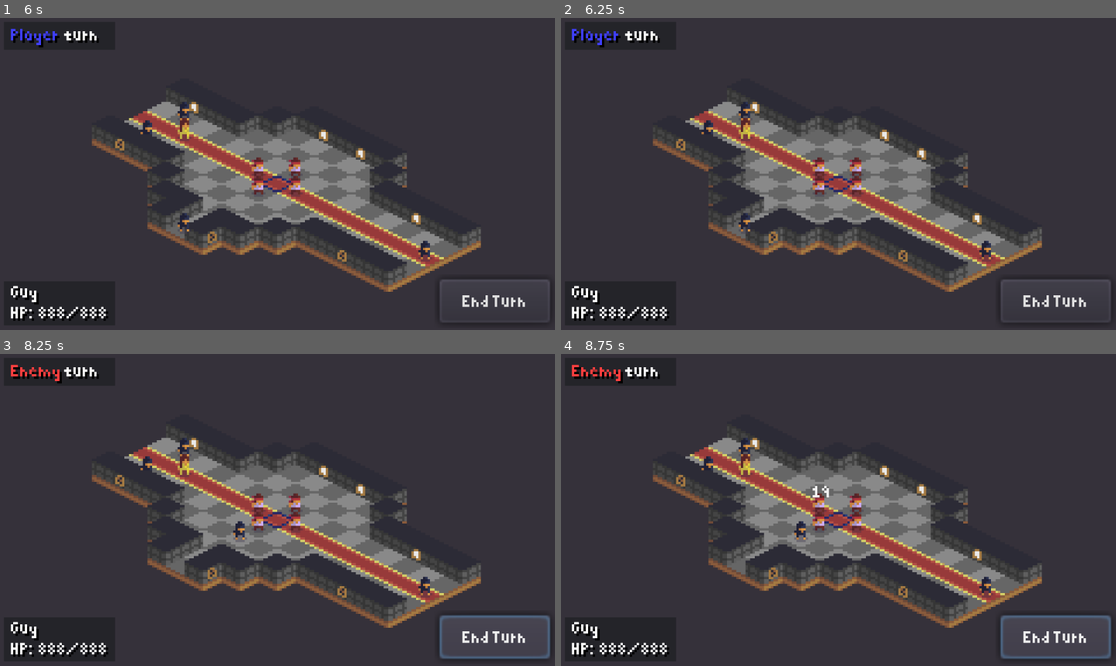
Above: before the commit, frames 1-4 (two rows, left to right).
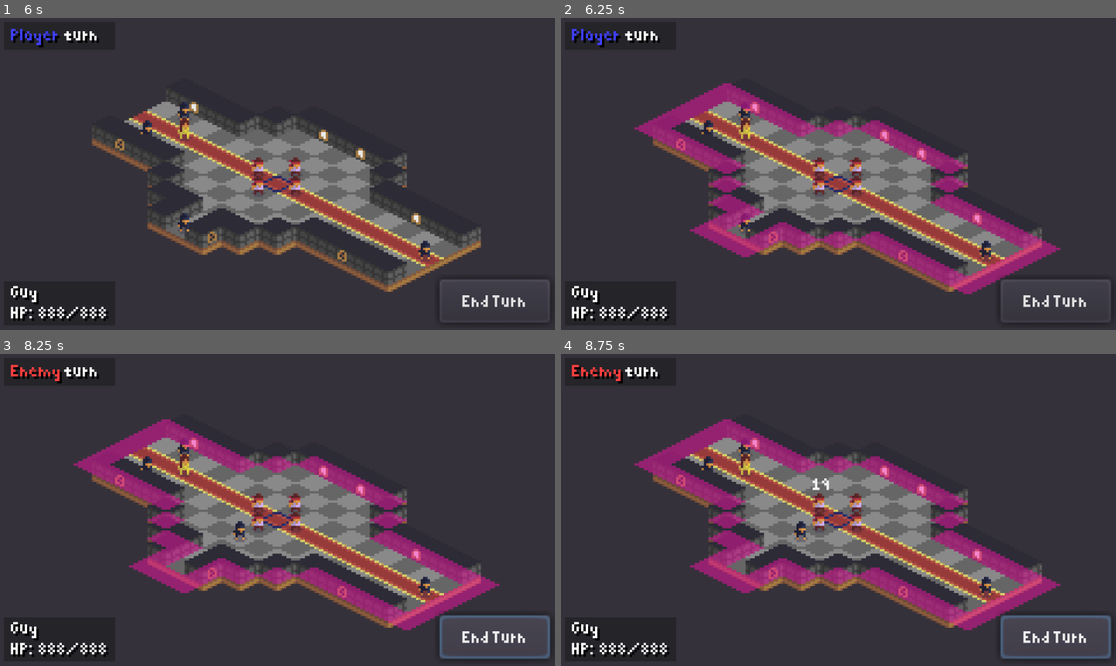
Above: after the commit, the same moments.

Repository: steambap/bit-tactics
Game: Godot game, scene res://scenes/01_castle.tscn
The game is run twice, just before and just after one commit, with the same random seed, the same clock (stepped at 60 frames per second) and the same inputs.
Inputs:
- Up to frame 1 (6 s): tap Enter (ui_accept) at 0.5, 1.35, 1.52, 1.82, 2.85, 3.02, 3.32, 4.35, 4.52, 4.82, 5.85 s; hold W 0.53-1.28 s; hold Enter (ui_accept) 0.53-1.28 s; hold Enter (ui_accept) 2.03-2.78 s; hold W 2.03-3.53 s; hold Enter (ui_accept) 3.53-4.28 s; tap Escape (ui_cancel) at 4.15 s; hold Enter (ui_accept) 5.03-5.78 s; hold W from 5.78 s (still down)
- Up to frame 2 (6.25 s): keep holding W; tap Enter (ui_accept) at 6.02 s
- Up to frame 3 (8.25 s): tap Enter (ui_accept) at 6.32, 8.1 s; hold Enter (ui_accept) 6.53-7.25 s; release W at 7.25 s; click "End Turn" at 7.25 s; hold W from 8.03 s (still down)
- Up to frame 4 (8.75 s): keep holding W; tap Enter (ui_accept) at 8.27, 8.57 s

Frame 1 is identical in both runs. In frame 2, 9.4% of the frame differs, in the area x 13-90%, y 20-89%; in frame 3, 9.4%; in frame 4, 9.5%.

Commit message:
refactor cut scene scripts

Diff:
--- a/actors/actor.gd
+++ b/actors/actor.gd
@@ -14,7 +14,6 @@
 
 var state = 0
 
-#var nearest = {}
 var myManagerAI = null
 var waitAI = 30
 var isAI = false
@@ -55,7 +54,6 @@
 			else:
 				animIndex = 0
 				set_frame(animAngle * 4 + floor(animIndex))
-				#translate(motion.normalized() * 0.5)
 
 			path.pop_front()
 
@@ -94,8 +92,6 @@
 			print("AI SHOULD SHOULD ABORT")
 			set_gray(true)
 			state += 1
-			#isAI = false
-			#myManagerAI.make_decision()
 	else:
 		print("AI SHOULD SHOULD END")
 		set_gray(true)
@@ -112,7 +108,7 @@
 #THIS WILL RETURN THE PANELS (VECTOR2'S) THIS ACTOR CAN MOVE TO!
 func get_targettable_panels():
 	#its position in the map
-	var source = get_map_position()#scene.get_terrain().world_to_map(get_pos())
+	var source = get_map_position()
 	#var actors = scene.get_actors()
 	var targettable = []
 
@@ -124,17 +120,6 @@
 			if pos == source:
 				continue
 
-			#if the panel is occupied by an actor
-#			var isOccupied = false
-#			for p in actorsPos:
-#				if pos == p:
-#					isOccupied = true
-#					break
-
-#			if isOccupied:
-#				continue
-
-			#if it's not close enough
 			var difference = pos - source
 			if abs(difference.x) + abs(difference.y) > attackRange:
 				continue
@@ -333,17 +318,6 @@
 
 	return false
 
-
-	#for actor in scene.get_actors():
-
-	#first we generate a path from it to the panel
-	#var path = scene.get_mstar().find_path_v(get_map_position(), pos)
-
-	#if the path exists (> 0) and its size and equals or is lower than move (<=), vòila
-	#return path.size() > 0 && path.size() <= move
-
-
-
 func block_enemy_cells(enable):
 	if enable:
 		for _actor in scene.get_actors():
@@ -376,8 +350,6 @@
 	var angle = get_correct_angle(vector.angle())
 
 	animAngle = get_angle_side(angle)
-
-	#set_frame(get_angle_side(angle))
 
 	print("looking at angle: ", angle, " --> ", get_angle_string(angle))
 
--- a/cutscenes/cutscene.gd
+++ b/cutscenes/cutscene.gd
@@ -2,7 +2,6 @@
 
 onready var scene = get_parent()
 var content = []
-var contentNow = []
 
 func _ready():
 	set_process_input(true)
@@ -12,19 +11,15 @@
 	for c in get_children():
 		content.append(c)
 
-	for c in get_children():
-		contentNow.append(c)
+	work()
 
-		if c.should_wait_end():
-			break
-
+func next():
+	content.pop_front()
 	work()
 
 func work():
 	if content.size() > 0:
 		content.front().start(self)
-	else:
-		print(get_name(), " has ended!")
 
 func _input(ev):
 	if ev.is_action_pressed("ui_cancel"):
--- a/cutscenes/move_actor.gd
+++ b/cutscenes/move_actor.gd
@@ -11,7 +11,6 @@
 	set_process(false)
 
 func start(_manager):
-	print(get_name(), " has started!")
 	manager = _manager
 
 	actorNode = get_node(actor)
@@ -28,10 +27,7 @@
 	end()
 
 func end():
-	print(get_name(), " has ended!")
-	manager.contentNow.pop_front()
-	manager.content.pop_front()
-	manager.work()
+	manager.next()
 
 func _process(_dt):
 	if !actorNode.should_move():
--- a/cutscenes/start_battle.gd
+++ b/cutscenes/start_battle.gd
@@ -4,14 +4,11 @@
 
 func start(_manager):
 	manager = _manager
-	var Battle = preload("res://nodes/battle_manager.tscn").instance()
-	manager.scene.add_child(Battle)
+	var Battle = preload("res://nodes/battle_manager.tscn")
+	manager.scene.add_child(Battle.instance())
 
 func end():
-	print(get_name(), " has ended!")
-	manager.contentNow.pop_front()
-	manager.content.pop_front()
-	manager.work()
+	manager.next()
 	queue_free()
 
 func skip():
--- a/cutscenes/start_dialogue.gd
+++ b/cutscenes/start_dialogue.gd
@@ -13,18 +13,13 @@
 	dialogueObj = d.instance()
 	dialogueObj.start(self, dialogue)
 	manager.scene.add_child(dialogueObj)
-#	else:
-#		print(get_name(), " couldn't find such dialogue entry.")
 
 func skip():
 	dialogueObj.queue_free()
 	end()
 
 func end():
-	print(get_name(), " has ended!")
-	manager.contentNow.pop_front()
-	manager.content.pop_front()
-	manager.work()
+	manager.next()
 	queue_free()
 
 func should_wait_end():
--- a/cutscenes/teleport_actor.gd
+++ b/cutscenes/teleport_actor.gd
@@ -11,14 +11,10 @@
 	end()
 
 func end():
-	print(get_name(), " has ended!")
-	manager.contentNow.pop_front()
-	manager.content.pop_front()
-	manager.work()
+	manager.next()
 	queue_free()
 
 func skip():
-	queue_free()
 	end()
 
 func should_wait_end():
--- a/cutscenes/unhide_actor.gd
+++ b/cutscenes/unhide_actor.gd
@@ -10,7 +10,6 @@
 	set_process(false)
 
 func start(_manager):
-	print(get_name(), " has started!")
 	manager = _manager
 
 	_actor = get_node(actor)
@@ -20,27 +19,22 @@
 	if waitEnd:
 		set_process(true)
 	else:
-		#queue_free()
 		end()
 
 func end():
-	print(get_name(), " has ended!")
-	manager.contentNow.pop_front()
-	manager.content.pop_front()
-	manager.work()
+	manager.next()
+	queue_free()
 
 func _process(_dt):
 	var o = _actor.modulate.a
 
 	if o >= 1.0:
-		queue_free()
 		end()
 	else:
 		_actor.modulate.a = o + 0.1
 
 func skip():
 	_actor.modulate.a = 1.0
-	queue_free()
 	end()
 
 func should_wait_end():
--- a/cutscenes/wait.gd
+++ b/cutscenes/wait.gd
@@ -7,15 +7,11 @@
 	set_process(false)
 
 func start(_manager):
-	print(get_name(), " has started!")
 	manager = _manager
 	set_process(true)
 
 func end():
-	print(get_name(), " has ended!")
-	manager.contentNow.pop_front()
-	manager.content.pop_front()
-	manager.work()
+	manager.next()
 	queue_free()
 
 func _process(_dt):
--- /dev/null
+++ b/nodes/actor_info_control.gd
@@ -0,0 +1,19 @@
+extends Control
+
+func update_info(actor):
+	$actor_info/name.set_text(actor.actorName)
+
+	#if it's an enemy, show its name red, otherwise, blue
+	if actor.get_group() > 0:
+		$actor_info/name.set("custom_colors/font_color", Color(1.0, 0.25, 0.25, 1.0))
+	else:
+		$actor_info/name.set("custom_colors/font_color", Color(0.25, 0.25, 1.0, 1.0))
+
+	$actor_info/health/value.set_text(str(actor.HP, "/", actor.maxHP))
+
+func _on_battle_has_found_an_actor(actor):
+	if actor == null:
+		$actor_info.hide()
+	else:
+		update_info(actor)
+		$actor_info.show()
--- /dev/null
+++ b/nodes/actor_info_control.tscn
@@ -0,0 +1,65 @@
+[gd_scene load_steps=6 format=2]
+
+[ext_resource path="res://fonts/pixelated.ttf" type="DynamicFontData" id=1]
+[ext_resource path="res://nodes/actor_info_control.gd" type="Script" id=2]
+
+[sub_resource type="DynamicFont" id=1]
+size = 8
+font_data = ExtResource( 1 )
+
+[sub_resource type="DynamicFont" id=4]
+size = 8
+font_data = ExtResource( 1 )
+
+[sub_resource type="DynamicFont" id=3]
+size = 8
+font_data = ExtResource( 1 )
+
+[node name="BEBE" type="Control"]
+rect_scale = Vector2( 4, 4 )
+script = ExtResource( 2 )
+__meta__ = {
+"_edit_use_anchors_": false
+}
+
+[node name="actor_info" type="Panel" parent="."]
+margin_left = 2.0
+margin_top = 114.0
+margin_right = 50.0
+margin_bottom = 133.0
+size_flags_horizontal = 2
+size_flags_vertical = 2
+__meta__ = {
+"_edit_use_anchors_": false
+}
+
+[node name="name" type="Label" parent="actor_info"]
+margin_left = 3.0
+margin_right = 40.0
+margin_bottom = 9.0
+size_flags_horizontal = 2
+size_flags_vertical = 0
+custom_fonts/font = SubResource( 1 )
+custom_colors/font_color_shadow = Color( 0, 0, 0, 1 )
+text = "Guy"
+
+[node name="health" type="Label" parent="actor_info"]
+margin_left = 3.0
+margin_top = 9.0
+margin_right = 43.0
+margin_bottom = 23.0
+size_flags_horizontal = 2
+size_flags_vertical = 0
+custom_fonts/font = SubResource( 4 )
+custom_colors/font_color_shadow = Color( 0, 0, 0, 1 )
+text = "HP:"
+
+[node name="value" type="Label" parent="actor_info/health"]
+margin_left = 12.0
+margin_right = 52.0
+margin_bottom = 14.0
+size_flags_horizontal = 2
+size_flags_vertical = 0
+custom_fonts/font = SubResource( 3 )
+custom_colors/font_color_shadow = Color( 0, 0, 0, 1 )
+text = "888/888"
--- a/nodes/battle_manager.gd
+++ b/nodes/battle_manager.gd
@@ -61,10 +61,16 @@
 
 func _input(ev):
 	if ev.is_action_pressed("ui_end"):
-
 		if turn == 0:
 			next_turn()
 			get_tree().set_input_as_handled()
+	elif Input.is_key_pressed(KEY_W):
+		get_tree().set_input_as_handled()
+		var collider = scene.get_terrain_collider()
+		if collider.visible:
+			collider.hide()
+		else:
+			collider.show()
 
 func get_scene():
 	return scene
@@ -86,8 +92,6 @@
 
 func _on_cursor_has_moved(sender):
 	if active:
-		print("UUUU")
-
 		var cursorPosM = scene.get_terrain().world_to_map(sender.position)
 
 		for actor in scene.get_actors():
@@ -102,8 +106,6 @@
 
 		hovered = null
 		emit_signal("has_found_an_actor", hovered)
-	else:
-		print("AAAA")
 
 func _on_cursor_has_clicked(sender):
 	if active && hovered:
--- a/nodes/battle_manager.tscn
+++ b/nodes/battle_manager.tscn
@@ -1,8 +1,9 @@
-[gd_scene load_steps=15 format=2]
+[gd_scene load_steps=12 format=2]
 
 [ext_resource path="res://nodes/battle_manager.gd" type="Script" id=1]
 [ext_resource path="res://fonts/pixelated.ttf" type="DynamicFontData" id=2]
 [ext_resource path="res://nodes/cursor.png" type="Texture" id=3]
+[ext_resource path="res://nodes/actor_info_control.tscn" type="PackedScene" id=4]
 
 [sub_resource type="GDScript" id=1]
 script/source = "extends Sprite
@@ -57,45 +58,6 @@
 "
 
 [sub_resource type="GDScript" id=2]
-script/source = "extends Panel
-
-func _ready():
-	# Called every time the node is added to the scene.
-	# Initialization here
-	pass
-
-func update_info(actor):
-	$name.set_text(actor.actorName)
-
-	#if it's an enemy, show its name red, otherwise, blue
-	if actor.get_group() > 0:
-		$name.set(\"custom_colors/font_color\", Color(1.0, 0.25, 0.25, 1.0))
-	else:
-		$name.set(\"custom_colors/font_color\", Color(0.25, 0.25, 1.0, 1.0))
-
-	$health/value.set_text(str(actor.HP, \"/\", actor.maxHP))
-
-func _on_battle_has_found_an_actor(actor):
-	if actor == null:
-		self.hide()
-	else:
-		update_info(actor)
-		self.show()
-"
-
-[sub_resource type="DynamicFont" id=3]
-size = 8
-font_data = ExtResource( 2 )
-
-[sub_resource type="DynamicFont" id=4]
-size = 8
-font_data = ExtResource( 2 )
-
-[sub_resource type="DynamicFont" id=5]
-size = 8
-font_data = ExtResource( 2 )
-
-[sub_resource type="GDScript" id=9]
 script/source = "extends Node2D
 var fadingOut = false
 var stopped = false
@@ -104,7 +66,7 @@
 
 signal intro_has_ended
 
-func _process(dt):
+func _process(_dt):
 	var motion = target.position - self.position
 	translate(motion / 10)
 
@@ -131,10 +93,10 @@
 			stopped = false
 "
 
-[sub_resource type="DynamicFont" id=10]
+[sub_resource type="DynamicFont" id=3]
 font_data = ExtResource( 2 )
 
-[sub_resource type="GDScript" id=11]
+[sub_resource type="GDScript" id=4]
 script/source = "extends Node2D
 var fadingOut = false
 var stopped = false
@@ -143,7 +105,7 @@
 
 signal intro_has_ended
 
-func _process(dt):
+func _process(_dt):
 	var motion = target.position - self.position
 	translate(motion / 10)
 
@@ -170,15 +132,15 @@
 			stopped = false
 "
 
+[sub_resource type="DynamicFont" id=5]
+size = 8
+font_data = ExtResource( 2 )
+
 [sub_resource type="DynamicFont" id=6]
 size = 8
 font_data = ExtResource( 2 )
 
 [sub_resource type="DynamicFont" id=7]
-size = 8
-font_data = ExtResource( 2 )
-
-[sub_resource type="DynamicFont" id=8]
 size = 8
 font_data = ExtResource( 2 )
 
@@ -194,54 +156,7 @@
 
 [node name="ui" type="CanvasLayer" parent="."]
 
-[node name="BEBE" type="Control" parent="ui"]
-rect_scale = Vector2( 4, 4 )
-__meta__ = {
-"_edit_use_anchors_": false
-}
-
-[node name="actor_info" type="Panel" parent="ui/BEBE"]
-margin_left = 2.0
-margin_top = 114.0
-margin_right = 50.0
-margin_bottom = 133.0
-size_flags_horizontal = 2
-size_flags_vertical = 2
-script = SubResource( 2 )
-__meta__ = {
-"_edit_use_anchors_": false
-}
-
-[node name="name" type="Label" parent="ui/BEBE/actor_info"]
-margin_left = 3.0
-margin_right = 40.0
-margin_bottom = 9.0
-size_flags_horizontal = 2
-size_flags_vertical = 0
-custom_fonts/font = SubResource( 3 )
-custom_colors/font_color_shadow = Color( 0, 0, 0, 1 )
-text = "Guy"
-
-[node name="health" type="Label" parent="ui/BEBE/actor_info"]
-margin_left = 3.0
-margin_top = 9.0
-margin_right = 43.0
-margin_bottom = 23.0
-size_flags_horizontal = 2
-size_flags_vertical = 0
-custom_fonts/font = SubResource( 4 )
-custom_colors/font_color_shadow = Color( 0, 0, 0, 1 )
-text = "HP:"
-
-[node name="value" type="Label" parent="ui/BEBE/actor_info/health"]
-margin_left = 12.0
-margin_right = 52.0
-margin_bottom = 14.0
-size_flags_horizontal = 2
-size_flags_vertical = 0
-custom_fonts/font = SubResource( 5 )
-custom_colors/font_color_shadow = Color( 0, 0, 0, 1 )
-text = "888/888"
+[node name="BEBE" parent="ui" instance=ExtResource( 4 )]
 
 [node name="BBEE" type="Control" parent="ui"]
 anchor_left = 0.25
@@ -275,7 +190,7 @@
 
 [node name="title" type="Node2D" parent="ui/BBEE"]
 position = Vector2( 43.427, 35.754 )
-script = SubResource( 9 )
+script = SubResource( 2 )
 
 [node name="label" type="Label" parent="ui/BBEE/title"]
 margin_top = -6.0
@@ -293,14 +208,14 @@
 
 [node name="subtitle" type="Node2D" parent="ui/BBEE"]
 position = Vector2( 18.117, -0.887 )
-script = SubResource( 11 )
+script = SubResource( 4 )
 
 [node name="label" type="Label" parent="ui/BBEE/subtitle"]
 margin_right = 110.0
 margin_bottom = 6.0
 size_flags_horizontal = 2
 size_flags_vertical = 0
-custom_fonts/font = SubResource( 10 )
+custom_fonts/font = SubResource( 3 )
 custom_colors/font_color = Color( 0.97, 0.62, 0.21, 1 )
 custom_colors/font_color_shadow = Color( 0, 0, 0, 1 )
 text = "COMMENCE!"
@@ -333,7 +248,7 @@
 margin_bottom = 10.0
 size_flags_horizontal = 2
 size_flags_vertical = 0
-custom_fonts/font = SubResource( 6 )
+custom_fonts/font = SubResource( 5 )
 custom_colors/font_color_shadow = Color( 0, 0, 0, 1 )
 text = "Player"
 
@@ -344,7 +259,7 @@
 margin_top = 0.188297
 margin_right = 5.0
 margin_bottom = 9.1883
-custom_fonts/font = SubResource( 7 )
+custom_fonts/font = SubResource( 6 )
 custom_colors/font_color_shadow = Color( 0, 0, 0, 1 )
 text = "turn"
 __meta__ = {
@@ -381,12 +296,12 @@
 margin_bottom = -3.0
 size_flags_horizontal = 0
 size_flags_vertical = 0
-custom_fonts/font = SubResource( 8 )
+custom_fonts/font = SubResource( 7 )
 text = "End Turn"
 __meta__ = {
 "_edit_use_anchors_": false
 }
-[connection signal="has_found_an_actor" from="." to="ui/BEBE/actor_info" method="_on_battle_has_found_an_actor"]
+[connection signal="has_found_an_actor" from="." to="ui/BEBE" method="_on_battle_has_found_an_actor"]
 [connection signal="has_clicked" from="cursor" to="." method="_on_cursor_has_clicked"]
 [connection signal="has_moved" from="cursor" to="." method="_on_cursor_has_moved"]
 [connection signal="intro_has_ended" from="ui/BBEE/title" to="." method="_on_title_intro_has_ended"]
Not shown: 1 places in nodes/battle_manager.tscn that only renumber resources
